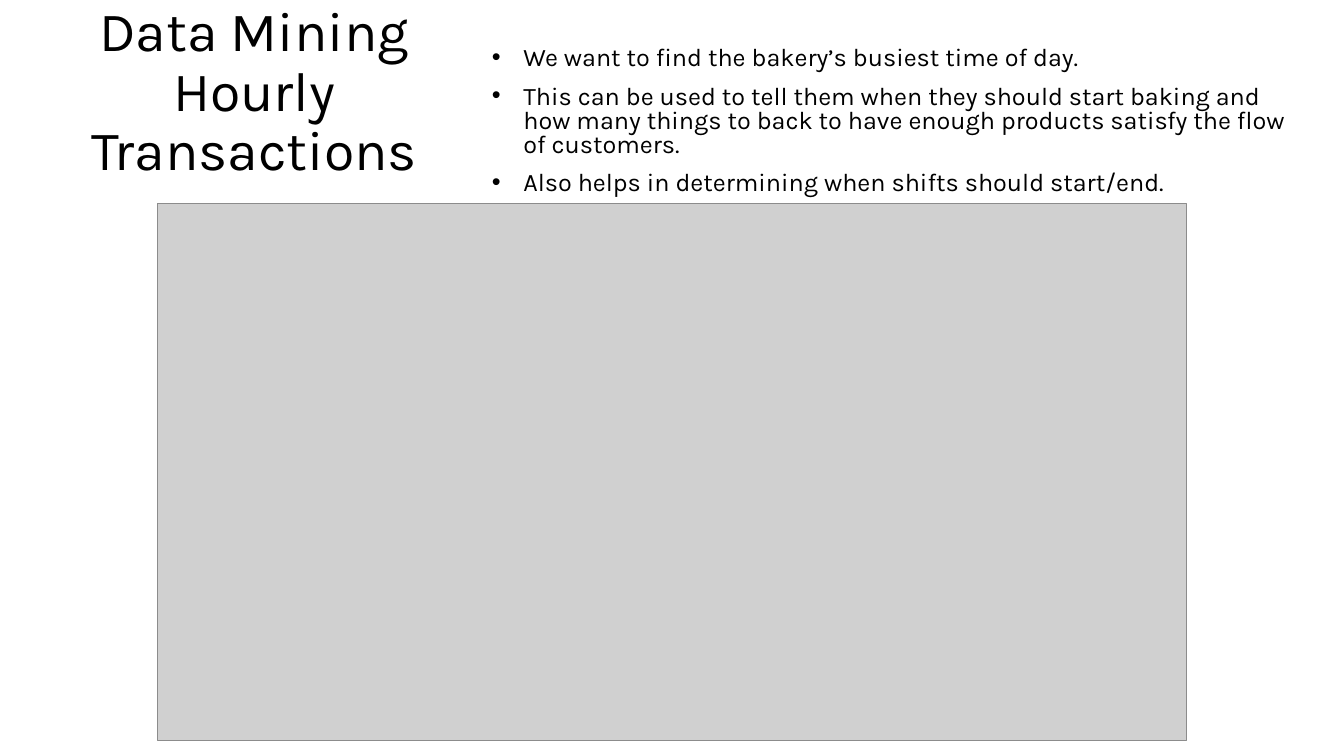
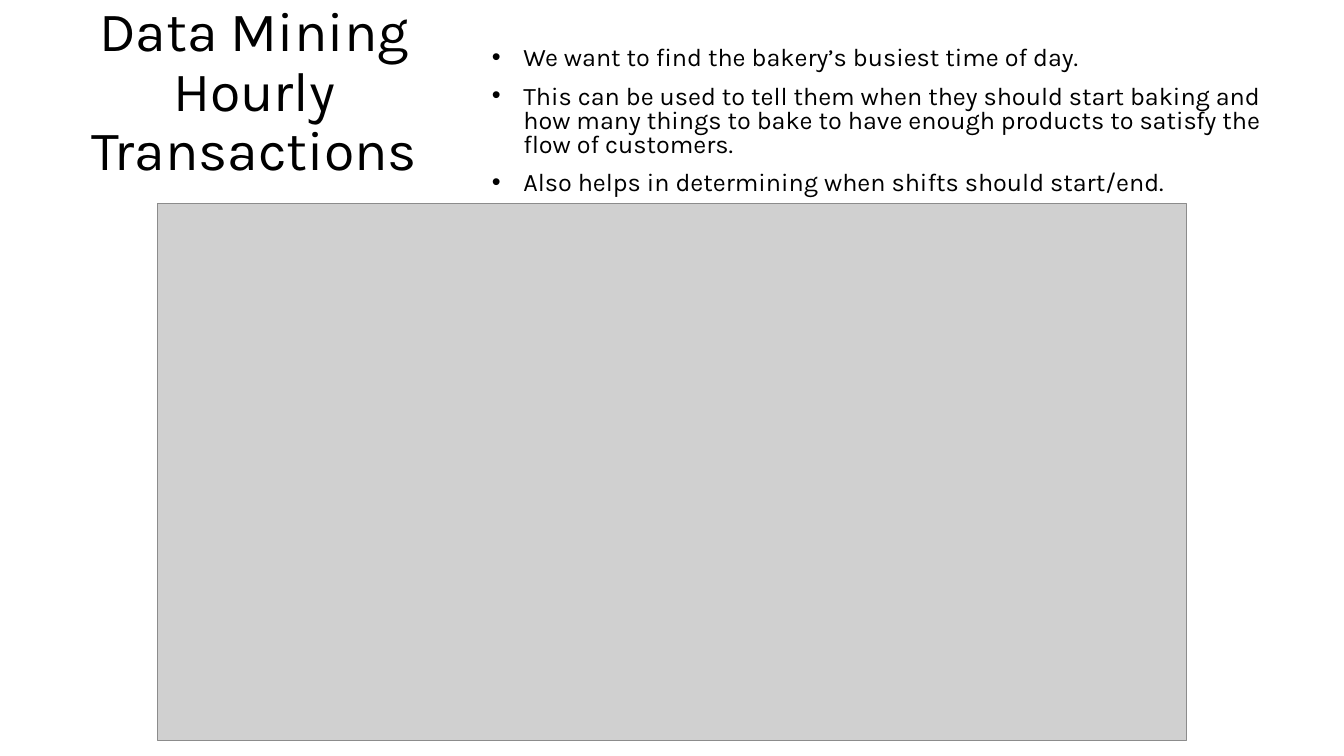
Before and after one commit to KenoPeck/315project, a slide deck: slide 15 of Presentation/Bakery Rules Association Analysis.pptx. Drawn at 1344x756 pixels with LibreOffice and Linux fonts; fonts in the diff are those of the drawing; grey boxes stand for pictures. Boxes give left, top, right and bottom in pixels: in the first picture for what was removed or moved away, otherwise in the second. Text is boxed around its words. In the diff, an @@ line names an element or a change of style, - is before the commit and + after.

Commit message:
Fixed Typos

```diff
--- a/Presentation/Bakery Rules Association Analysis.pptx
+++ b/Presentation/Bakery Rules Association Analysis.pptx
@@ text at box(523, 87, 1260, 154): text changed @@
-• This can be used to tell them when they should start baking and how many things to back to have enough products satisfy the flow of customers.
+• This can be used to tell them when they should start baking and how many things to bake to have enough products to satisfy the flow of customers.
```
